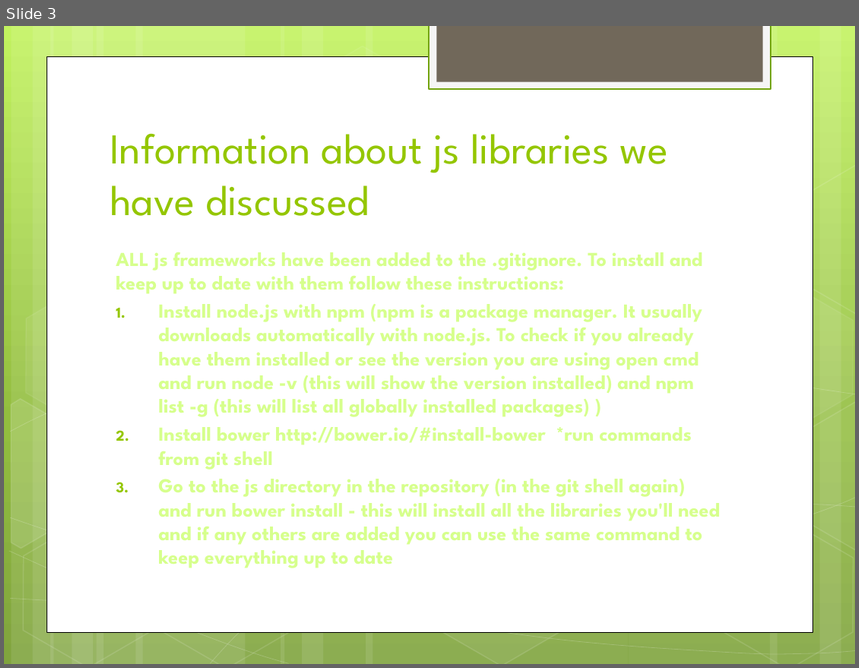
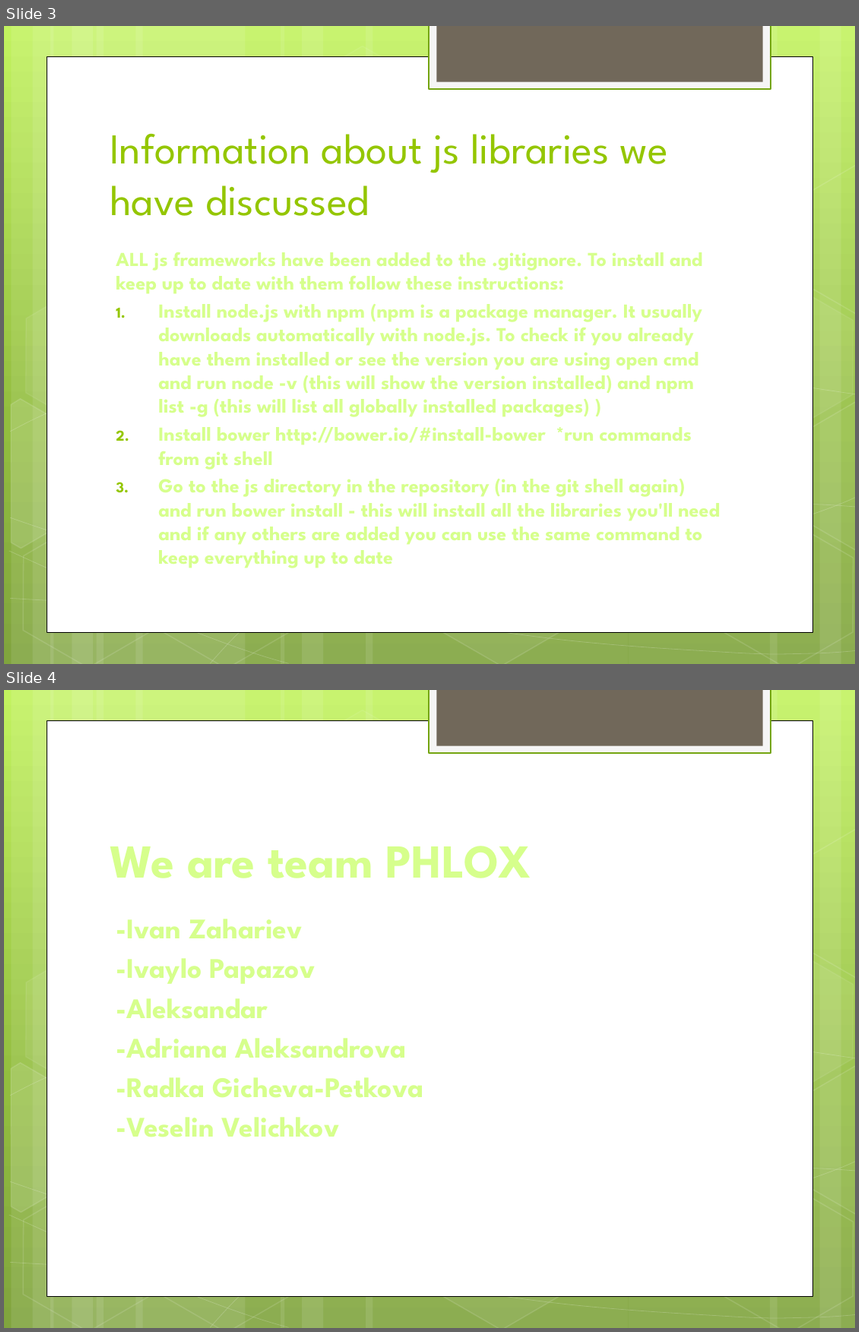
Before and after one commit to TeamPhlox/Cognitio, a slide deck: cognitio.pptx. Shown one above the other, each under a label of ours: slide 3 before the commit, slides 3 and 4 after it. The pictures are 859x668 and 859x1332 pixels, drawn with LibreOffice and Linux fonts; fonts in the diff are those of the drawing. Boxes give left, top, right and bottom in pixels: in the first picture for what was removed or moved away, otherwise in the second. Text is boxed around its words. In the diff, an @@ line names an element or a change of style, - is before the commit and + after.

```diff
--- a/cognitio.pptx
+++ b/cognitio.pptx
@@ slide 4 added at [4,690,855,1328], background gradient #C3F35F to #93BF3F to #81A53E; not listed: 31 template elements that a slide beside it also shows @@
@@ title added at [110,846,532,878], 40 pt, text #D6FF8C, bold @@
+We are team PHLOX
@@ text added at [116,919,424,1138], 24 pt, text #D6FF8C, bold @@
+-Ivan Zahariev
+-Ivaylo Papazov
+-Aleksandar
+-Adriana Aleksandrova
+-Radka Gicheva-Petkova
+-Veselin Velichkov
```
Also in this commit, not shown: 1 other slide added, 1 slide removed.
